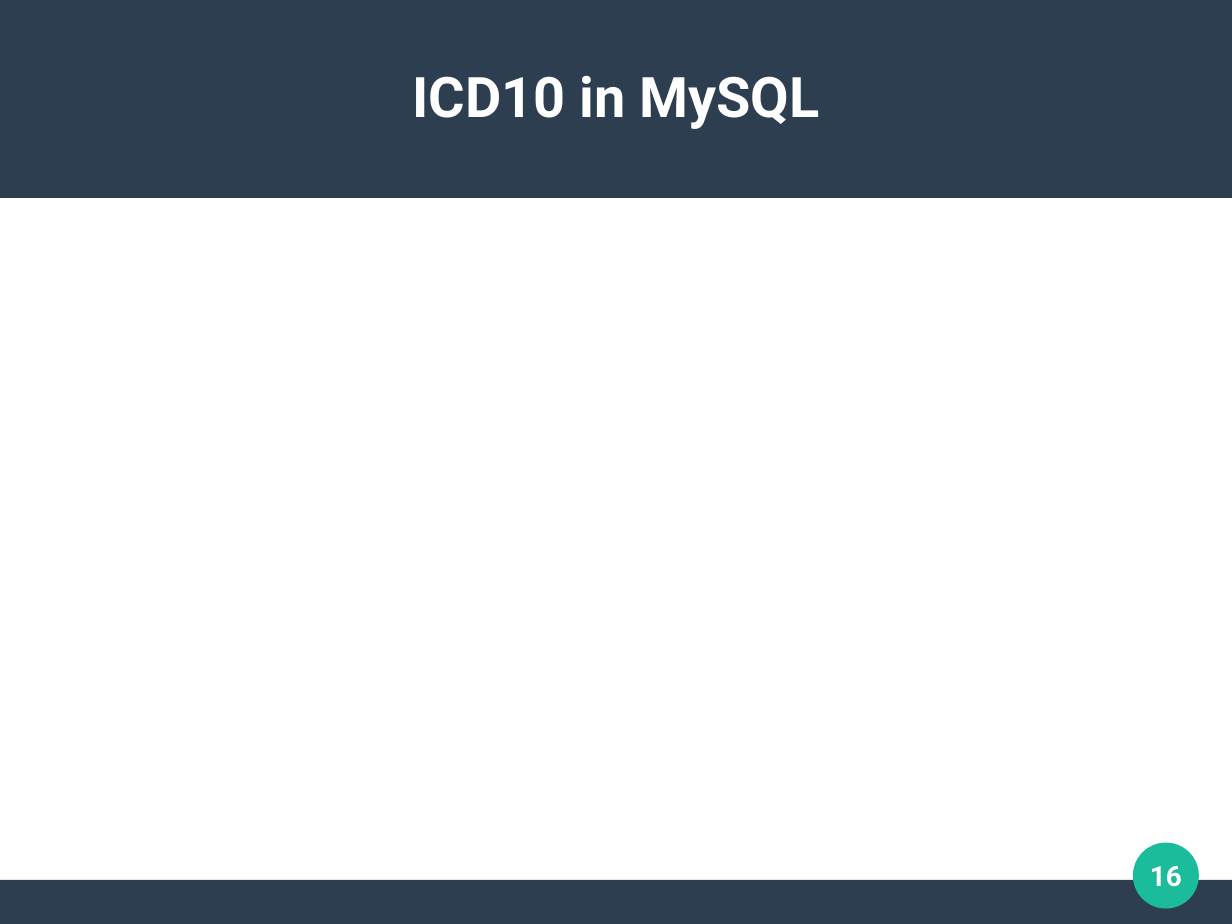
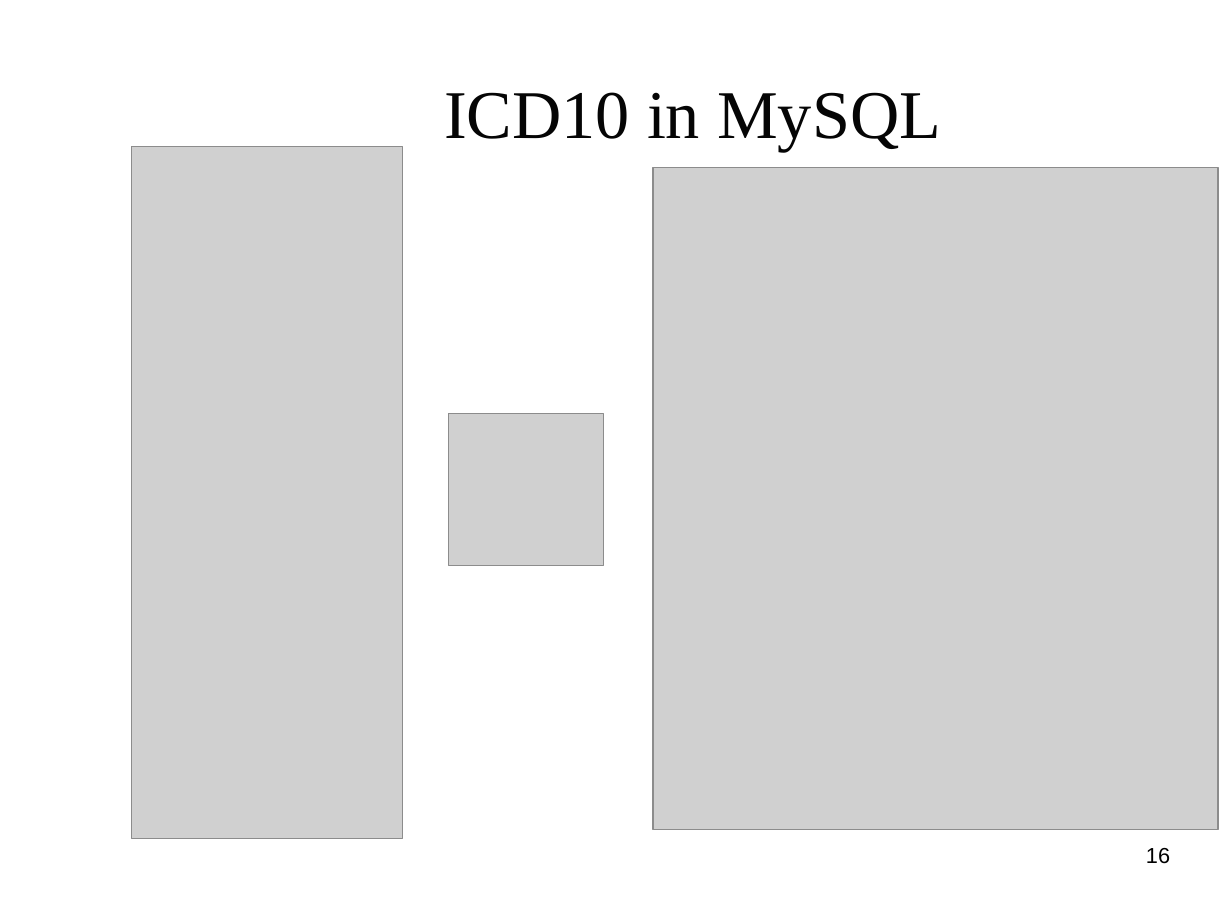
Before and after one commit to clemente-lab/mmeds-meta, a slide deck: slide 16 of sql/mmeds.odp. Drawn at 1232x924 pixels with LibreOffice and Linux fonts; fonts in the diff are those of the drawing; grey boxes stand for pictures; background and template pictures are left out. Boxes give left, top, right and bottom in pixels: in the first picture for what was removed or moved away, otherwise in the second. Text is boxed around its words. In the diff, an @@ line names an element or a change of style, - is before the commit and + after.

```diff
--- a/sql/mmeds.odp
+++ b/sql/mmeds.odp
@@ rectangle removed at box(0, 0, 1232, 198) @@
@@ title "ICD10 in MySQL": place and size @@
-title "ICD10 in MySQL" at box(412, 75, 819, 129)
+title "ICD10 in MySQL" at box(444, 92, 941, 152)
@@ title "ICD10 in MySQL" at box(444, 92, 941, 152): size 36 to 44 pt, font Roboto to Times New Roman, text colour #FFFFFF to #050505, bold off @@
@@ picture added at box(132, 146, 402, 838) @@
@@ picture added at box(653, 168, 1219, 830) @@
@@ picture added at box(449, 414, 604, 566) @@
@@ page number: place and size @@
-page number at box(1150, 866, 1182, 887)
+page number at box(1146, 848, 1170, 864)
@@ page number at box(1146, 848, 1170, 864): size 18 to 14 pt, font Roboto to Arial, text colour #FFFFFF to #000000, bold off; alignment centre to right; vertical alignment middle to top @@
@@ ellipse removed at box(1134, 843, 1200, 909) @@
@@ rectangle removed at box(0, 880, 1232, 923) @@
```
Also in this commit, not shown: 24 other slides changed, 3 slides added, 4 other files.
